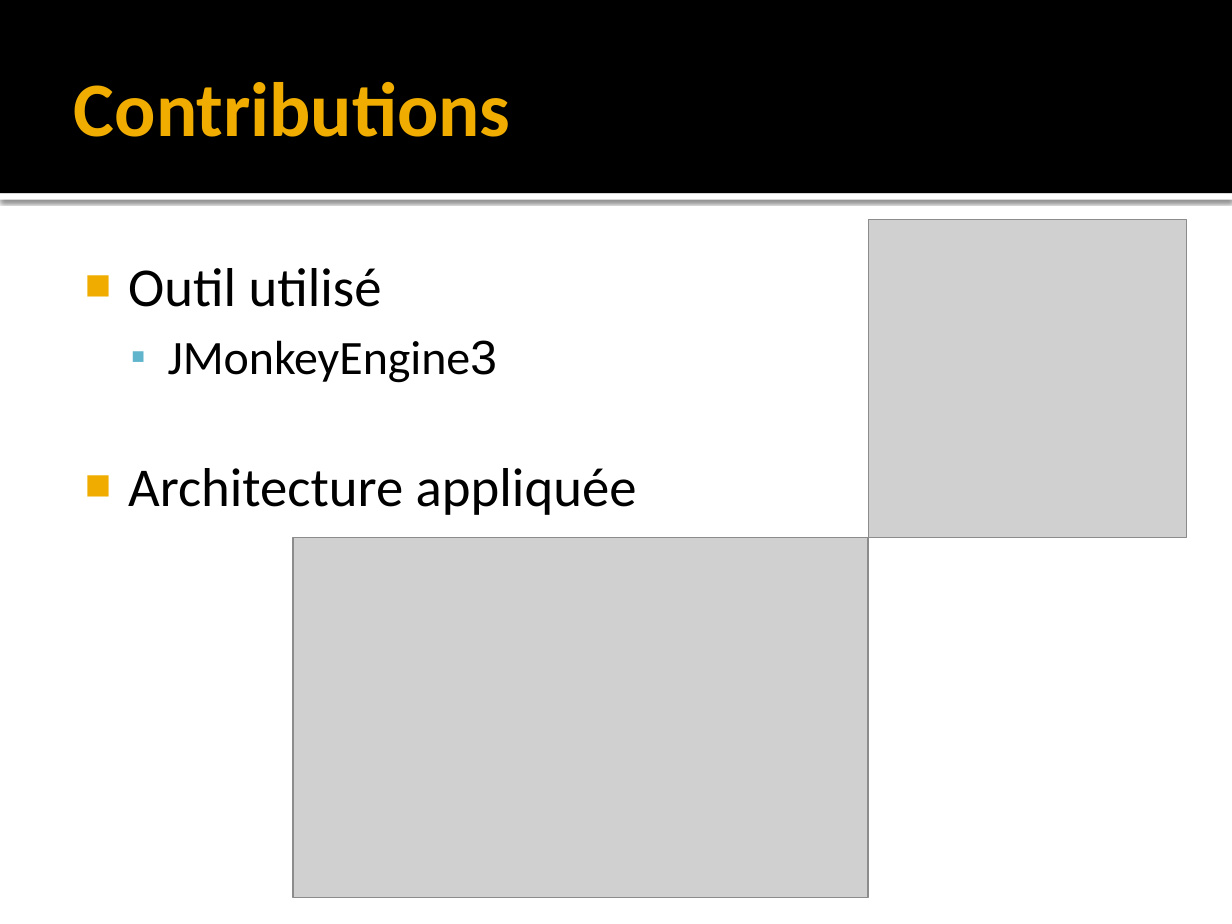
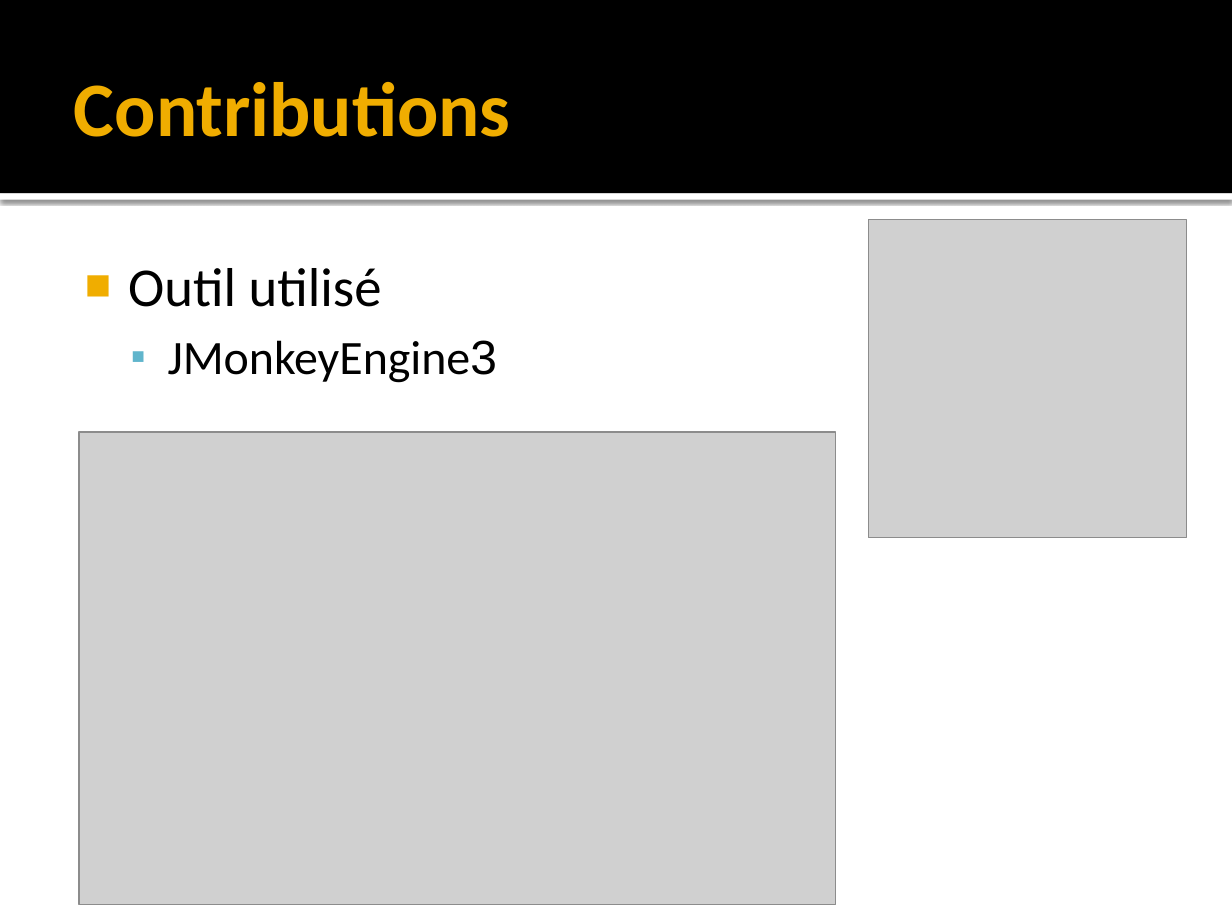
Before and after one commit to Louspirit/MiniCraft, a slide deck: slide 4 of doc/Presentation_Minicraft.pptx. Drawn at 1232x924 pixels with LibreOffice and Linux fonts; fonts in the diff are those of the drawing; grey boxes stand for pictures. Boxes give left, top, right and bottom in pixels: in the first picture for what was removed or moved away, otherwise in the second. Text is boxed around its words. In the diff, an @@ line names an element or a change of style, - is before the commit and + after.

```diff
--- a/doc/Presentation_Minicraft.pptx
+++ b/doc/Presentation_Minicraft.pptx
@@ picture: place and size @@
-picture at box(293, 537, 869, 897)
+picture at box(79, 432, 835, 906)
@@ text at box(128, 468, 637, 515): paragraph removed @@
-■ Architecture appliquée
```
Also in this commit, not shown: 3 other slides changed, 2 slides added.
